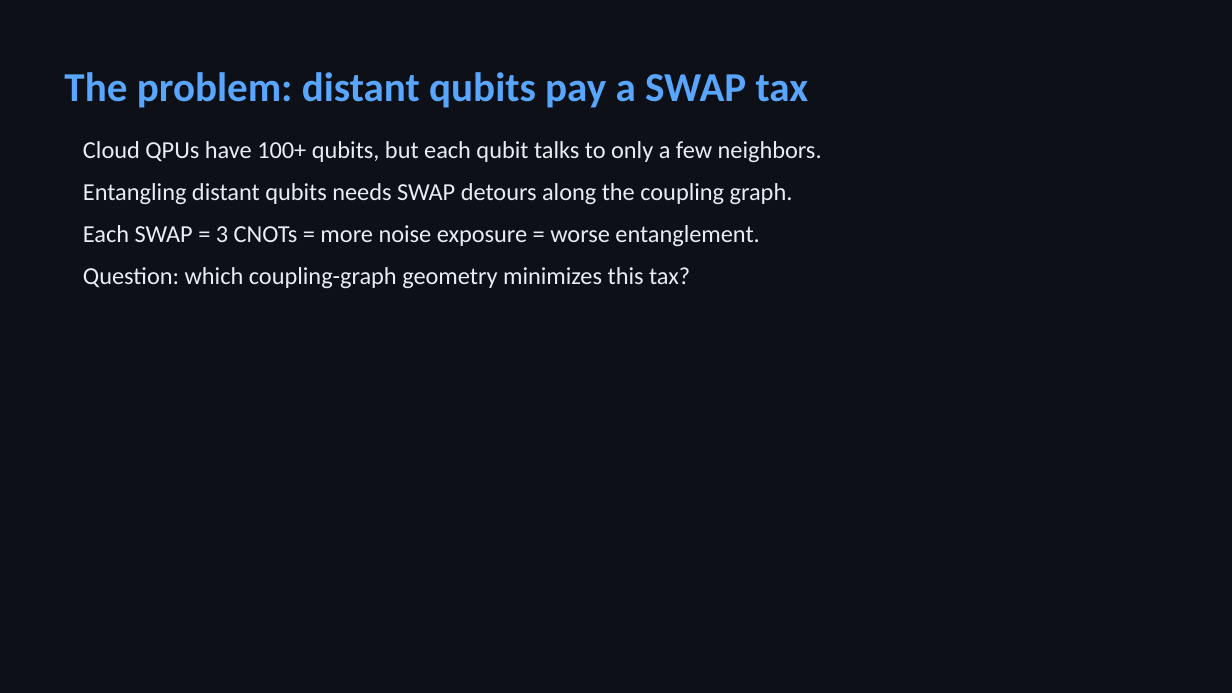
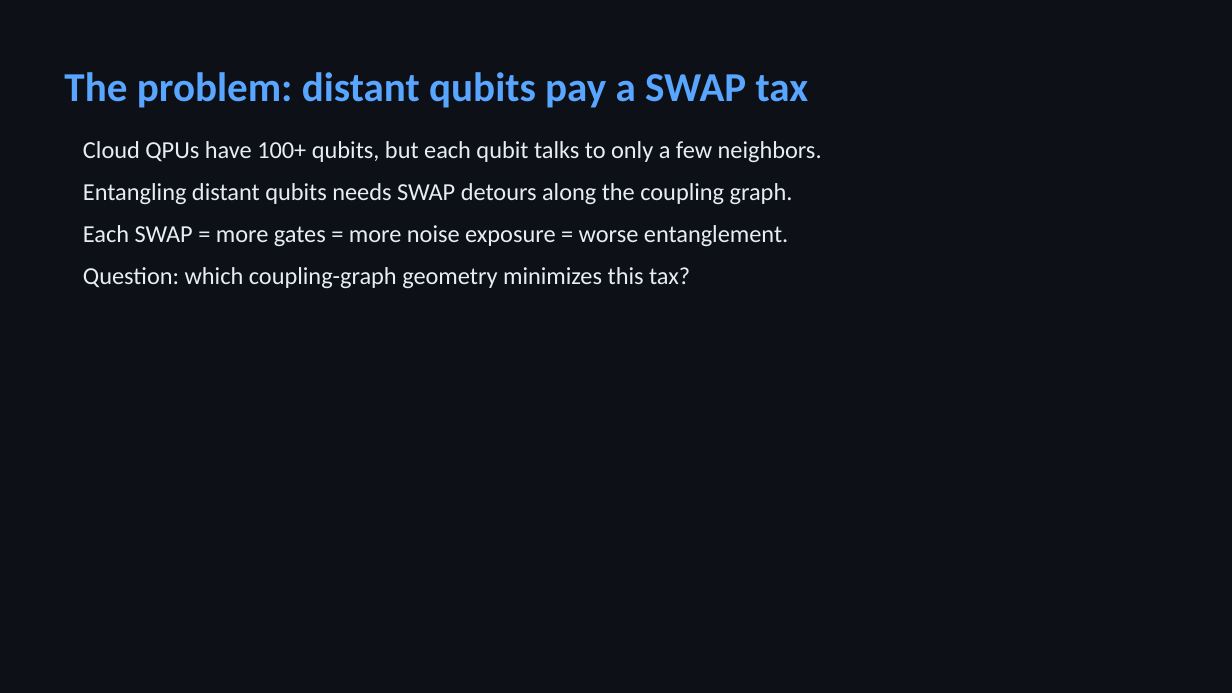
Before and after one commit to dhanunjayss0306/quantum-geometry-routing, a slide deck: slide 2 of results/reports/quantum-geometry-routing-deck.pptx. Drawn at 1232x693 pixels with LibreOffice and Linux fonts; fonts in the diff are those of the drawing. Boxes give left, top, right and bottom in pixels: in the first picture for what was removed or moved away, otherwise in the second. Text is boxed around its words. In the diff, an @@ line names an element or a change of style, - is before the commit and + after.

Commit message:
docs: architectural recommendation, honest wording, rebuilt 8-slide deck
- docs/recommendation.md: specific coupling-graph features from scaling
  data (degree 3, log diameter target, no degree-2 chains, faces<=8)
  with measured numbers and caveats
- Remove 'restores 1.000 everywhere' overclaims from README/docs/deck
- Deck rebuilt from CSVs: 8 slides incl. recommendation, test count
  computed, no hard-coded numbers

```diff
--- a/results/reports/quantum-geometry-routing-deck.pptx
+++ b/results/reports/quantum-geometry-routing-deck.pptx
@@ text at box(83, 225, 788, 246): text changed @@
-Each SWAP = 3 CNOTs = more noise exposure = worse entanglement.
+Each SWAP = more gates = more noise exposure = worse entanglement.
```
Also in this commit, not shown: 5 other slides changed, 1 slide added, 1 slide removed, 6 other files.
